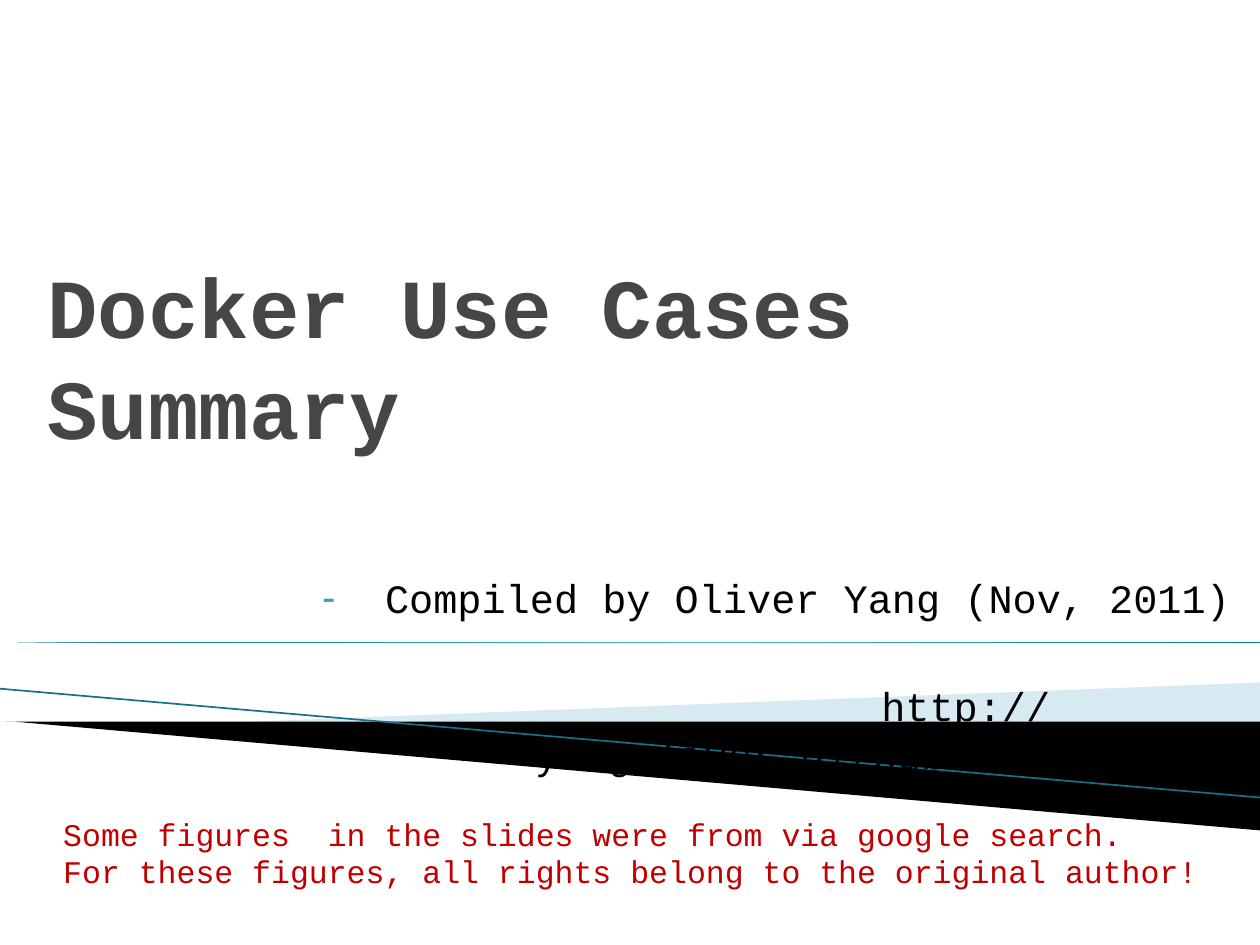
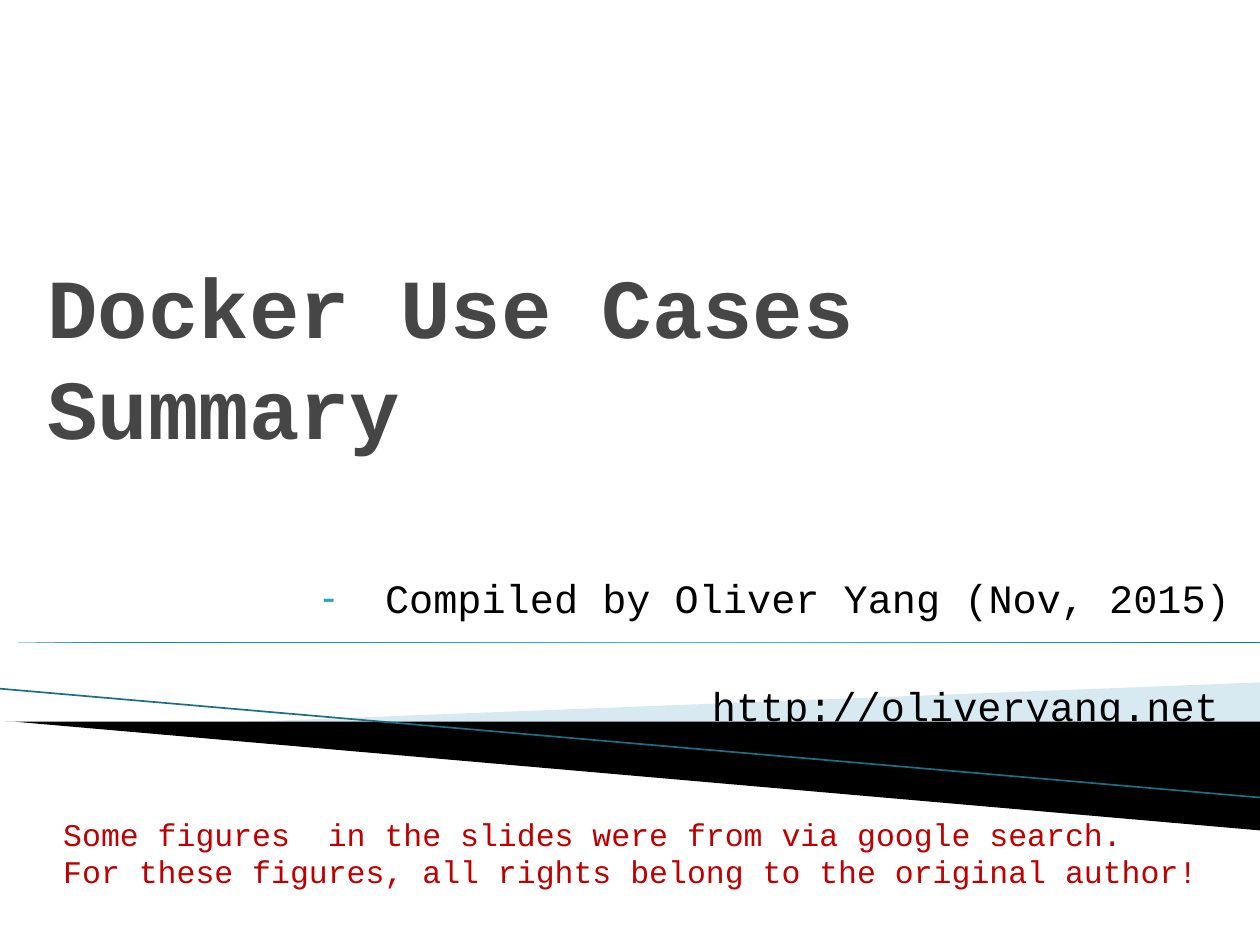
Before and after one commit to yangoliver/mydoc, a slide deck: slide 1 of slides/2016/docker_use_case_summary.pptx. Drawn at 1260x945 pixels with LibreOffice and Linux fonts; fonts in the diff are those of the drawing; background and template pictures are left out. Boxes give left, top, right and bottom in pixels: in the first picture for what was removed or moved away, otherwise in the second. Text is boxed around its words. In the diff, an @@ line names an element or a change of style, - is before the commit and + after.

Commit message:
updated: new unikernel use cases and format clean up

```diff
--- a/slides/2016/docker_use_case_summary.pptx
+++ b/slides/2016/docker_use_case_summary.pptx
@@ subtitle at (385,584,1230,733): text changed @@
-  – Compiled by Oliver Yang (Nov, 2011)
-  http://yangoliver.github.io
+  – Compiled by Oliver Yang (Nov, 2015)
+  http://oliveryang.net
```
Also in this commit, not shown: 6 other slides changed, 2 slides added, 1 other file.
